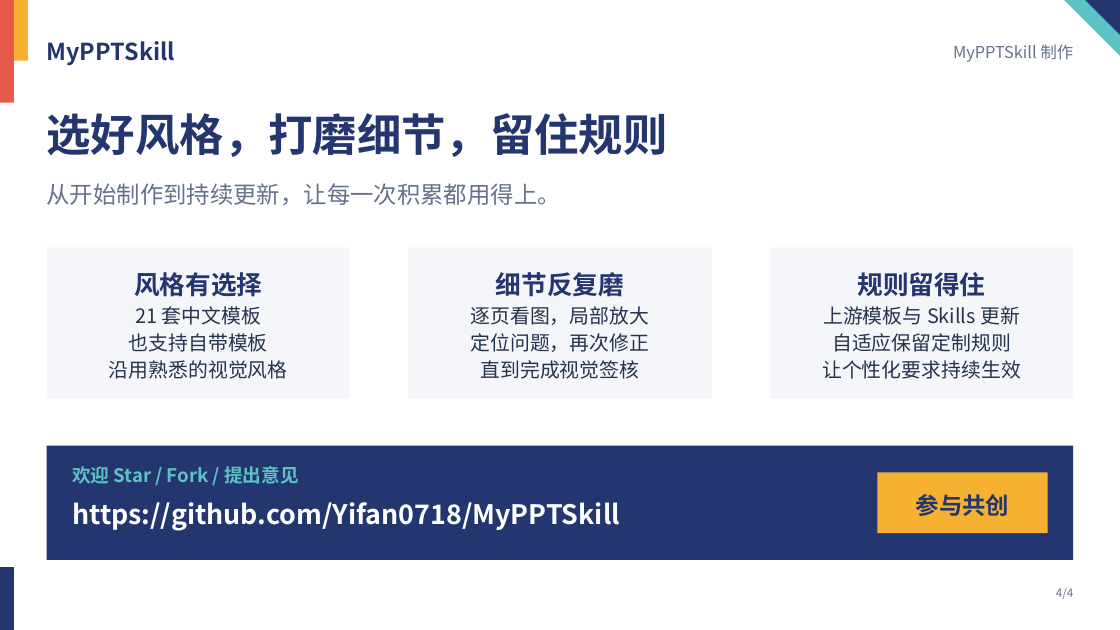
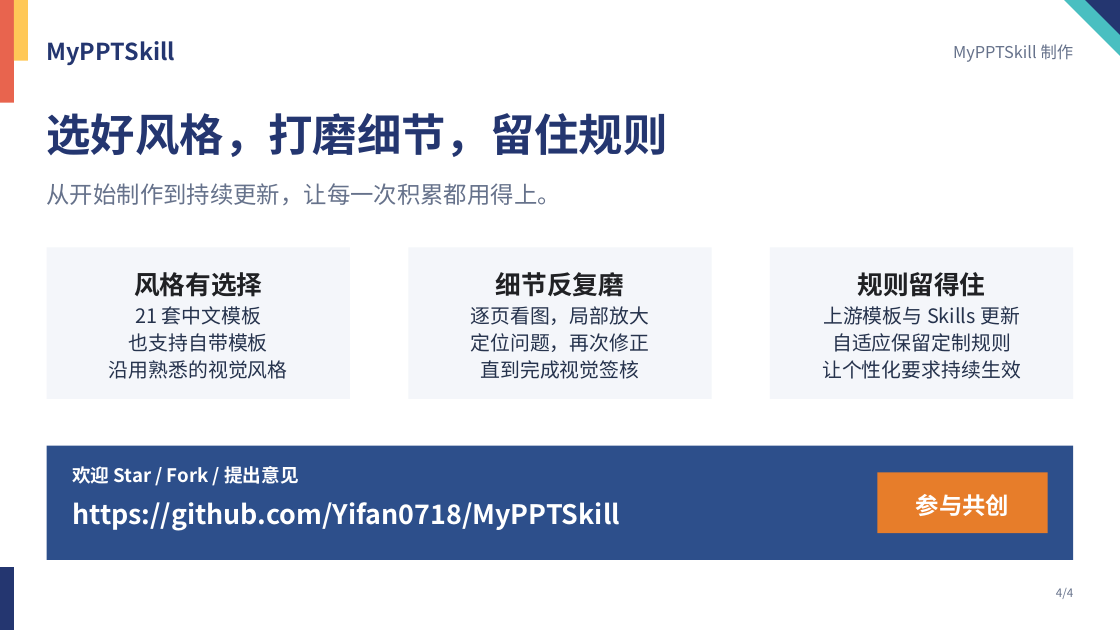
Before and after one commit to Yifan0718/MyPPTSkill, a slide deck: slide 4 of MyPPTSkill-Promo.pptx. Drawn at 1120x630 pixels with LibreOffice and Linux fonts; fonts in the diff are those of the drawing. Boxes give left, top, right and bottom in pixels: in the first picture for what was removed or moved away, otherwise in the second. Text is boxed around its words. In the diff, an @@ line names an element or a change of style, - is before the commit and + after.

```diff
--- a/MyPPTSkill-Promo.pptx
+++ b/MyPPTSkill-Promo.pptx
@@ rectangle at [0, 0, 14, 103]: fill #E55A48 to #E8644E @@
@@ rectangle at [14, 0, 29, 60]: fill #F6B032 to #FFC857 @@
@@ right triangle at [1065, 0, 1120, 56]: fill #5DC2C4 to #49BFC1 @@
@@ text in rectangle at [134, 272, 262, 297]: text colour #243670 to #202124 in "风格有选择" @@
@@ text in rectangle at [496, 272, 624, 297]: text colour #243670 to #202124 in "细节反复磨" @@
@@ text in rectangle at [858, 272, 986, 297]: text colour #243670 to #202124 in "规则留得住" @@
@@ rectangle at [47, 446, 1074, 560]: fill #243670 to #2D4F8B @@
@@ text "欢迎 Star / Fork / ..." at [72, 466, 298, 484]: text colour #5DC2C4 to #FFFFFF @@
@@ rectangle "参与共创" at [877, 472, 1048, 533]: text colour #243670 to #FFFFFF; fill #F6B032 to #E77D2A @@
```
Also in this commit, not shown: 3 other slides changed, 57 other files.
